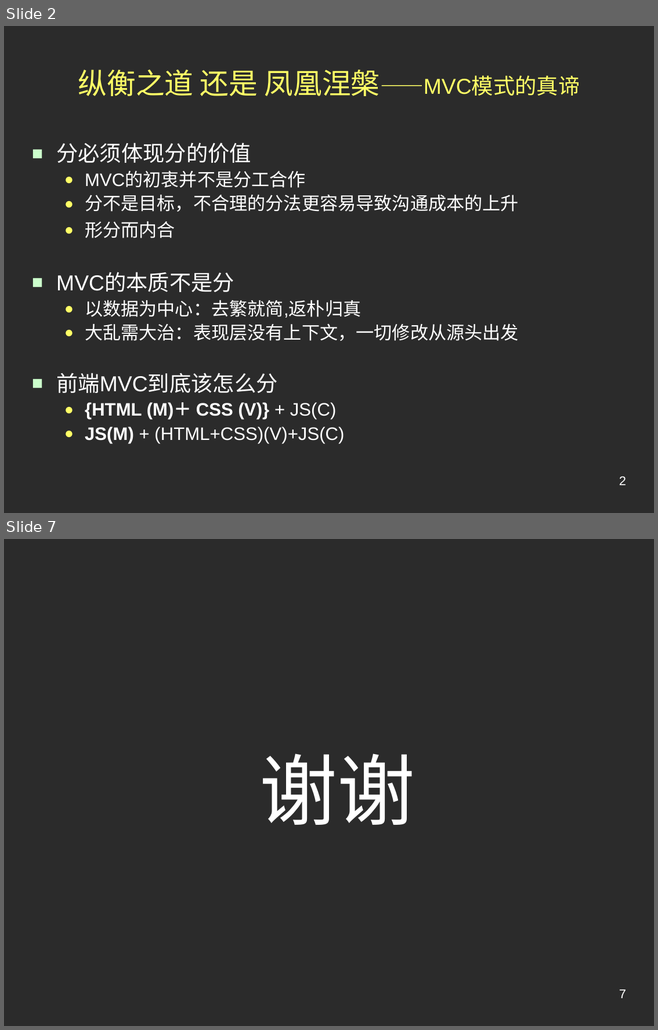
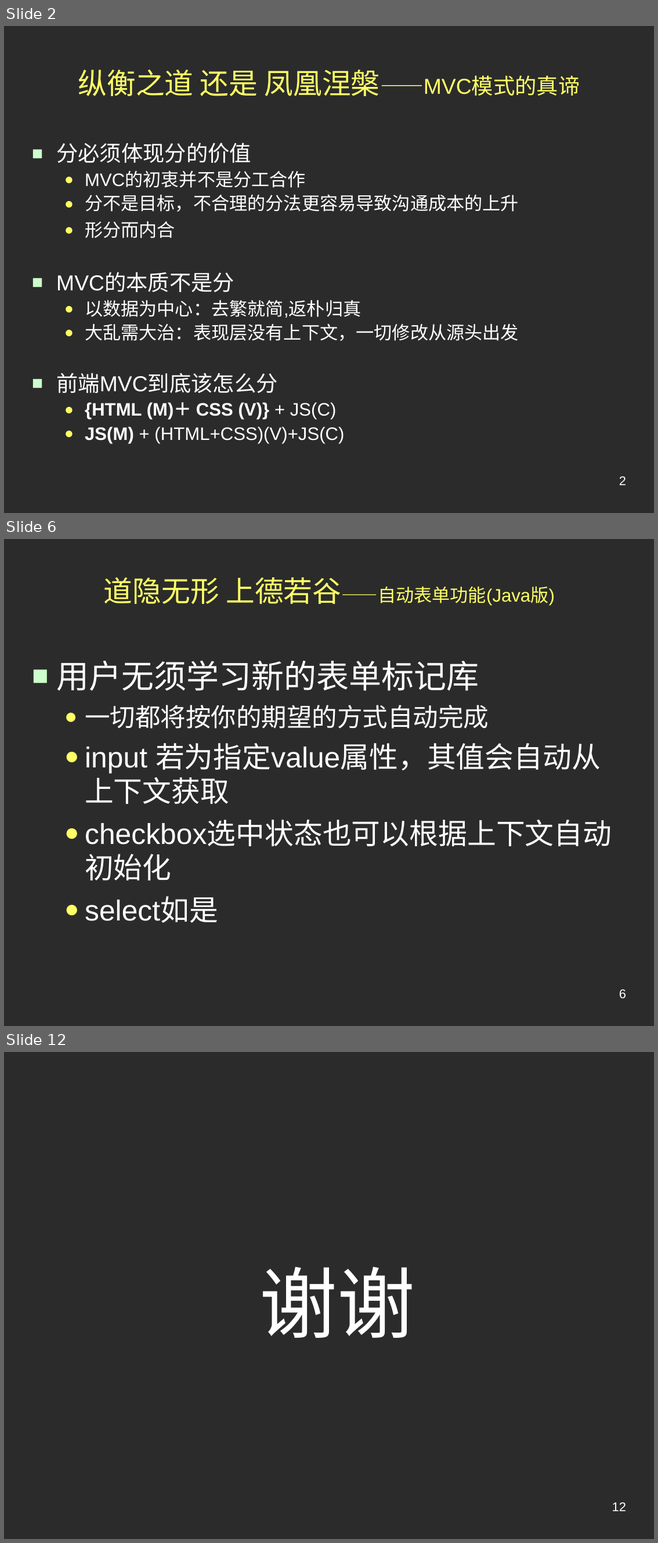
Before and after one commit to jindw/lite, a slide deck: trunk/Lite/web/doc/Preview.ppt. Shown one above the other, each under a label of ours: slides 2 and 7 before the commit, slides 2, 6 and 12 after it; the slides between them are not shown. The pictures are 658x1030 and 658x1543 pixels, drawn with LibreOffice and Linux fonts; fonts in the diff are those of the drawing; background and template pictures are left out; a plain dark background stands for a picture behind light text. Boxes give left, top, right and bottom in pixels: in the first picture for what was removed or moved away, otherwise in the second. Text is boxed around its words. In the diff, an @@ line names an element or a change of style, - is before the commit and + after.

```diff
--- a/trunk/Lite/web/doc/Preview.ppt
+++ b/trunk/Lite/web/doc/Preview.ppt
@@ slide 6 added at (x1=4, y1=539, x2=654, y2=1026), background picture (left out) @@
@@ title added at (x1=104, y1=577, x2=554, y2=606), 20 pt, text #FFFF66 @@
+道隐无形 上德若谷——自动表单功能(Java版)
@@ text added at (x1=56, y1=660, x2=600, y2=923), 32 pt, text #FFFFFF @@
+■ 用户无须学习新的表单标记库
+  ● 一切都将按你的期望的方式自动完成
+  ● input 若为指定value属性，其值会自动从上下文获取
+  ● checkbox选中状态也可以根据上下文自动初始化
+  ● select如是
@@ page number added at (x1=619, y1=990, x2=626, y2=998), 14 pt, text #FFFFFF @@
+6
@@ what was slide 7 is now slide 12 @@
@@ page number at (x1=612, y1=1503, x2=626, y2=1511): text changed @@
-7
+12
```
Also in this commit, not shown: 4 slides changed, 4 other slides added.
